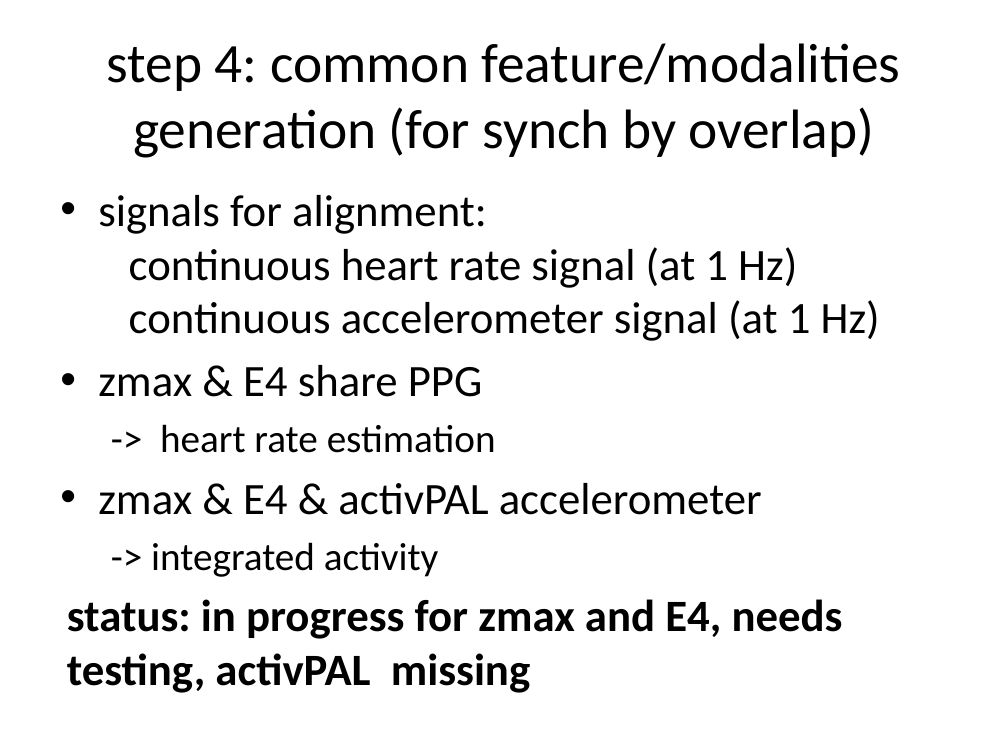
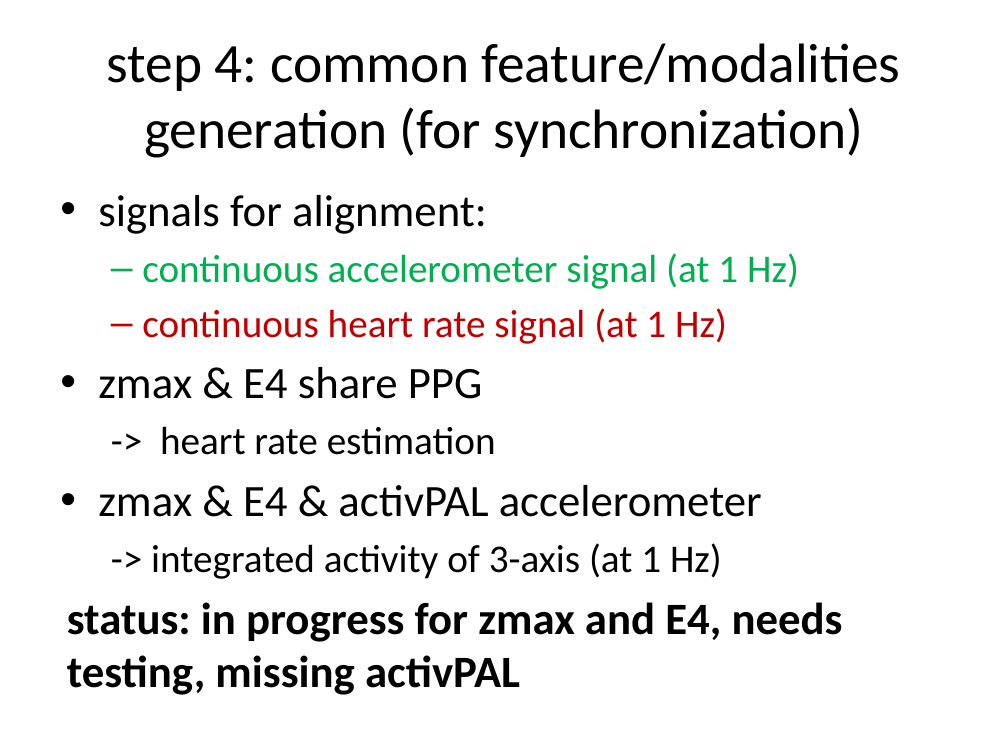
Before and after one commit to raytut/wearanize, a slide deck: slide 13 of snippets/HBS_wearanize.pptx (slide 12 before the commit). Drawn at 1008x756 pixels with LibreOffice and Linux fonts; fonts in the diff are those of the drawing. Boxes give left, top, right and bottom in pixels: in the first picture for what was removed or moved away, otherwise in the second. Text is boxed around its words. In the diff, an @@ line names an element or a change of style, - is before the commit and + after.

```diff
--- a/snippets/HBS_wearanize.pptx
+++ b/snippets/HBS_wearanize.pptx
@@ title at bbox=[107, 43, 901, 158]: text changed @@
-step 4: common feature/modalities generation (for synch by overlap)
+step 4: common feature/modalities generation (for synchronization)
@@ text at bbox=[98, 195, 799, 344]: text changed; size 32 to 28 pt; text colour #000000 to #00B050 @@
-• signals for alignment:
-  continuous heart rate signal (at 1 Hz)
-  continuous accelerometer signal (at 1 Hz)
+• signals for alignment:
+  – continuous accelerometer signal (at 1 Hz)
+  – continuous heart rate signal (at 1 Hz)
@@ text at bbox=[67, 543, 843, 695]: text changed @@
-  -> integrated activity
-status: in progress for zmax and E4, needs testing, activPAL missing
+  -> integrated activity of 3-axis (at 1 Hz)
+status: in progress for zmax and E4, needs testing, missing activPAL
```
Also in this commit, not shown: 20 other slides changed.
